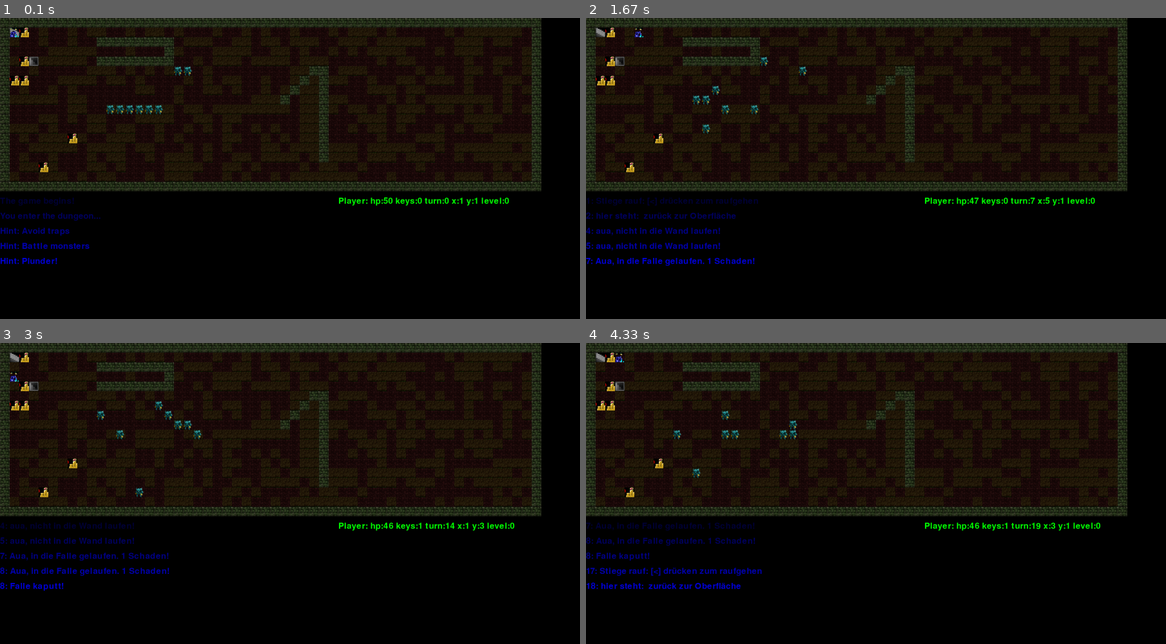
Above: before the commit, frames 1-4 (two rows, left to right).
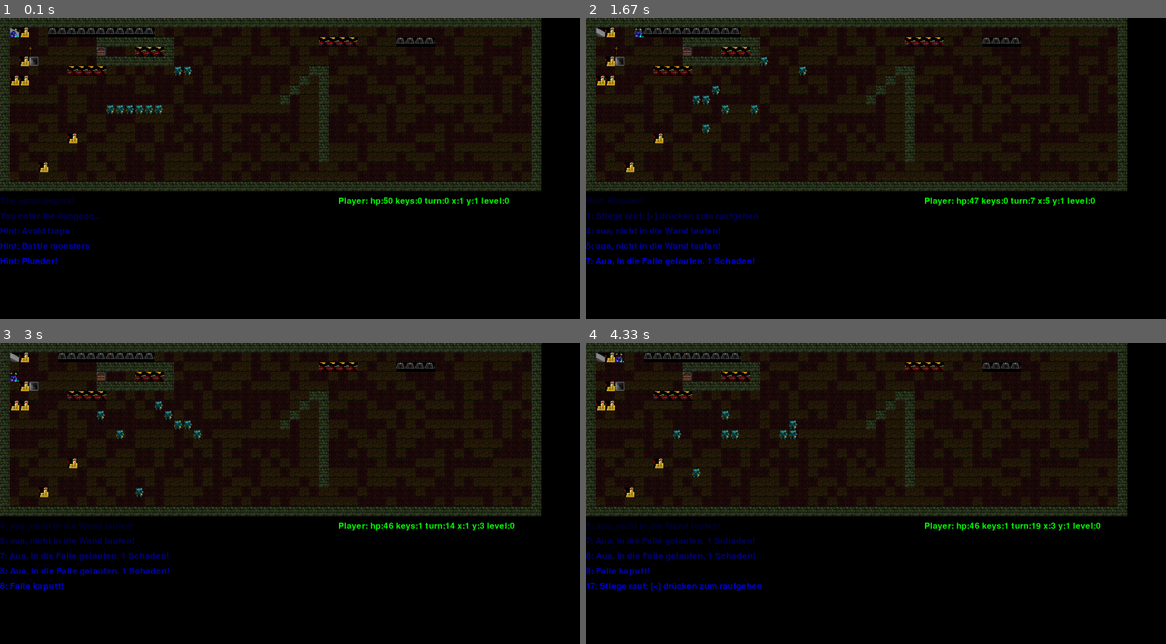
Above: after the commit, the same moments.

Repository: horstjens/spielend-programmieren
Game: pygame game, started from pyrogue/pygamerogue.py
Two runs of this game, one before a commit and one after it. Both use one fixed random seed, a clock stepped at 60 frames per second and the inputs below.
Inputs:
- Up to frame 1 (0.1 s): no input
- Up to frame 2 (1.67 s): tap Enter at 0.33 s; hold Right 0.67-1.13 s; hold D 0.67-1.13 s; hold Up 1.17-1.47 s; hold W 1.17-1.47 s; hold Right from 1.5 s (still down); hold D from 1.5 s (still down); tap . at 1.65 s
- Up to frame 3 (3 s): release Right at 1.97 s; release D at 1.97 s; hold Left 2-2.53 s; hold A 2-2.53 s; hold Down 2.57-2.87 s; hold S 2.57-2.87 s; hold Left from 2.9 s (still down); hold A from 2.9 s (still down)
- Up to frame 4 (4.33 s): tap . at 3.05 s; release Left at 3.3 s; release A at 3.3 s; hold Up 3.33-3.7 s; hold W 3.33-3.7 s; hold Right from 3.73 s (still down); hold D from 3.73 s (still down)

The runs differ from the first frame. In frame 1, 1.0% of the frame differs, in the area x 5-75%, y 3-20%; in frame 2, 1.5%; in frame 3, 0.9%; in frame 4, 2.4%, in the area x 0-75%, y 3-83%.

Commit message:
Türen bleiben sichtbar, traps, keys, loot und doors sind jetzt Items

Diff:
--- a/pyrogue/pygamerogue.py
+++ b/pyrogue/pygamerogue.py
@@ -217,14 +217,6 @@
         self.bild = PygView.WALL
 
 
-class Sign(Block):
-    def __init__(self, char):
-        Block.__init__(self)
-        self.bild = PygView.SIGN
-        self.char = char # number from level source code
-        self.text = "" # the long text of the sign
-
-
 class Stair(Block):
     def __init__(self, direction):
         Block.__init__(self)
@@ -248,6 +240,14 @@
         self.carried = False # in someone's inventory?
 
 
+class Sign(Item):
+    def __init__(self, x, y, char):
+        Item.__init__(self, x, y)
+        self.bild = PygView.SIGN
+        self.char = char    # number from level source code
+        self.text = ""      # the long text of the sign
+
+
 class Trap(Item):
     def __init__(self, x, y):
         Item.__init__(self, x, y)
@@ -256,6 +256,7 @@
         self.bild = PygView.TRAP
 
 
+
 class Key(Item):
     def __init__(self, x, y, color="dull"):
         Item.__init__(self, x, y)
@@ -266,7 +267,8 @@
 class Door(Item):
     def __init__(self, x, y, color="dull"):
         Item.__init__(self, x, y)
-        self.open = False
+        self.locked = True
+        self.closed = True
         self.bild = PygView.DOOR
         self.color = color
 
@@ -288,6 +290,7 @@
         self.layout = {} # lines of non-movable stuff
         self.schilder = {}       # schildnummer: schildtext
         self.monsters = []
+        self.signs = []
         self.traps = []
         self.doors = []
         self.loot = []
@@ -328,20 +331,19 @@
                     elif char == ".":
                         self.layout[(x,y)] = Floor()
                     elif char in "123456789":
-                        self.layout[(x,y)] = Sign(char)
+                        self.signs.append(Sign(x,y,char))
+                        self.layout[(x,y)] = Floor()
+
                     elif char == "#":
                         self.layout[(x,y)] = Wall()
                     x += 1
                 y += 1
                 self.width = max(self.width, x)
                 self.depth = max(self.depth, y)
-        # schild texte ersetzten
-        y,x = 0,0
-        for y in range(self.depth):
-            for x in range(self.width):
-                block = self.layout[(x,y)]
-                if type(block).__name__ == "Sign":
-                    block.text = self.schilder[block.char]
+        #schild texte ersetzten, geht erst nachdem level komplett gelesen wurde
+        for sign in self.signs:
+            sign.text = self.schilder[sign.char]
+
 
     def update(self):
         """löscht alle Monster und Fallen die keine hitpoints mehr haben"""
@@ -349,7 +351,7 @@
         self.traps = [t for t in self.traps if t.hitpoints > 0]
         self.keys = [k for k in self.keys if not k.carried]
         self.loot = [i for i in self.loot if not i.carried]
-        self.doors = [d for d in self.doors if not d.open]
+        self.doors = [d for d in self.doors if d.closed]
 
     def is_monster(self, x, y):
         """testet ob sich an einer stelle ein monster befindet"""
@@ -424,6 +426,7 @@
         for filename in levelnames:
             self.levels.append(Level(filename))
         self.status = [""]
+        self.level = self.levels[0]
 
 
         #self.refresh_background = True
@@ -431,9 +434,22 @@
 
     def paint(self):
         x,y = 0, 0
+
         for y in range(self.level.depth):
             for x in range(self.level.width):
-                self.background.blit(self.level.layout[(x,y)].bild, (x*SIDE, y*SIDE))
+                self.background.blit(self.level.layout[(x,y)].bild, (x * SIDE, y * SIDE))
+                for sign in [s for s in self.level.signs if s.x == x and s.y ==y]:
+                    self.background.blit(sign.bild, (x * SIDE, y * SIDE))
+                for trap in [t for t in self.level.traps if t.x == x and t.y == y and t.hitpoints >0
+                             and t.visible]:
+                    self.background.blit(trap.bild, (x * SIDE, y * SIDE))
+                for door in [d for d in self.level.doors if d.x == x and d.y == y and d.closed]:
+                    self.background.blit(door.bild, (x * SIDE, y * SIDE))
+                for loot in [l for l in self.level.loot if l.x == x and l.y == y and not l.carried]:
+                    self.background.blit(loot.bild, (x * SIDE, y * SIDE))
+                for key in [k for k in self.level.keys if k.x == x and k.y == y and not k.carried]:
+                    self.background.blit(key.bild, (x * SIDE, y * SIDE))
+
 
         scrollx = 0
         scrolly = 0
@@ -488,10 +504,10 @@
                     elif event.key == pygame.K_RIGHT or event.key == pygame.K_d:
                         self.player.dx += 1
                     elif event.key == pygame.K_PERIOD or event.key == pygame.K_RETURN:
-                        pass # player steht eine runde lang herum
+                        pass      # player steht eine runde lang herum
                     elif event.key == pygame.K_LESS or event.key == pygame.K_GREATER:     # "<":                 # ------ level up
                         if type(wo).__name__ == "Stair":
-                            if  not wo.down:
+                            if not wo.down:
                                 if self.player.z == 0:
                                     print("Du verlässt den Dungeon und kehrst zurück an die Oberfläche")
                                     running = False
